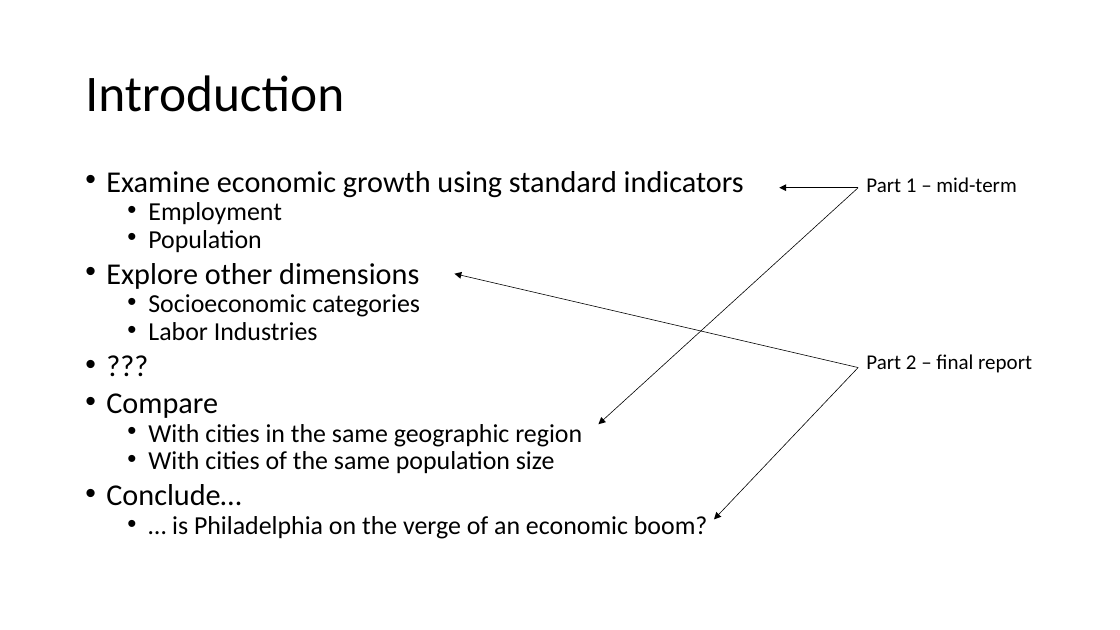
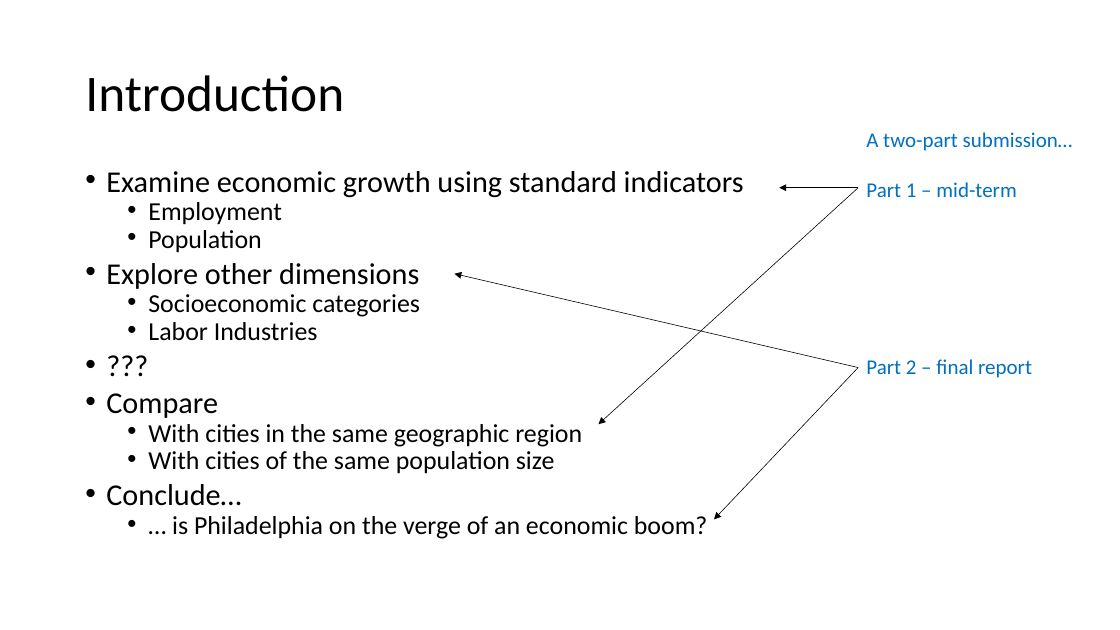
Before and after one commit to muftring/iu-datavis, a slide deck: slide 2 of project/mid-term-presentation.pptx. Drawn at 1120x630 pixels with LibreOffice and Linux fonts; fonts in the diff are those of the drawing. Boxes give left, top, right and bottom in pixels: in the first picture for what was removed or moved away, otherwise in the second. Text is boxed around its words. In the diff, an @@ line names an element or a change of style, - is before the commit and + after.

Commit message:
Mid-term presentation: added demographics, existing material (CCD, Brookings)

```diff
--- a/project/mid-term-presentation.pptx
+++ b/project/mid-term-presentation.pptx
@@ text "A two-part submission…": place and size @@
-text "A two-part submission…" at (866, 177, 1032, 373)
+text "A two-part submission…" at (866, 132, 1073, 378)
@@ text at (866, 132, 1073, 151): paragraph added @@
+A two-part submission…
@@ text at (866, 182, 1032, 378): text colour #000000 to #0070C0 in "Part 1 – mid-term", "Part 2 – final report" @@
```
Also in this commit, not shown: 4 other slides changed, 4 slides added, 4 slides removed, 8 other files.
